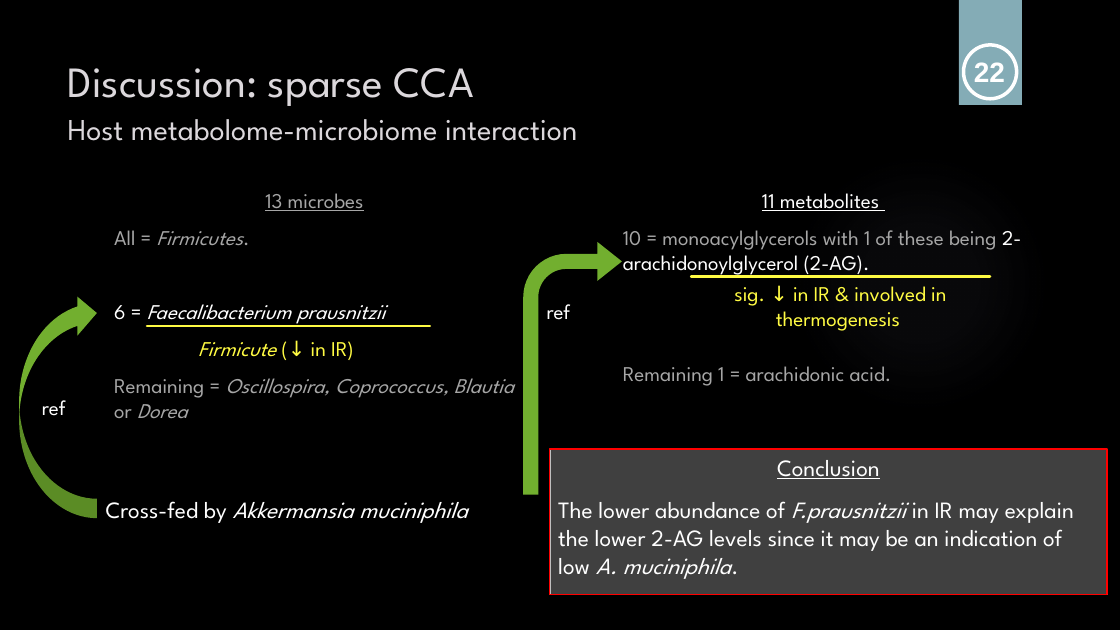
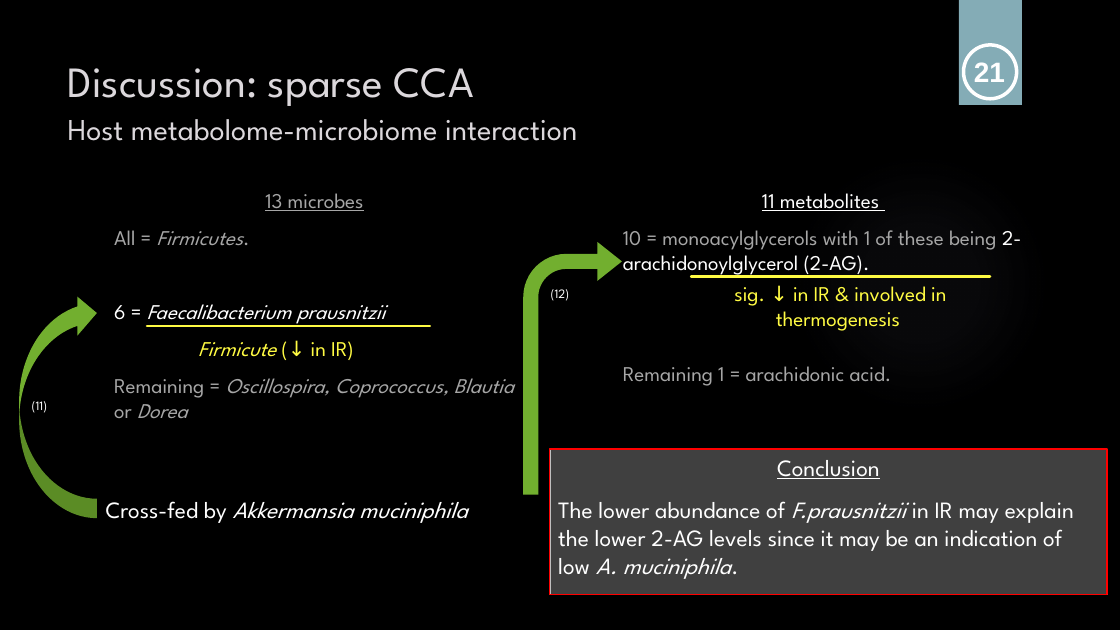
Before and after one commit to sabdeolive/Sabrina_BMS_Bachelor-Internship, a slide deck: slide 21 of Final Presentation.pptx. Drawn at 1120x630 pixels with LibreOffice and Linux fonts; fonts in the diff are those of the drawing; background and template pictures are left out. Boxes give left, top, right and bottom in pixels: in the first picture for what was removed or moved away, otherwise in the second. Text is boxed around its words. In the diff, an @@ line names an element or a change of style, - is before the commit and + after.

```diff
--- a/Final Presentation.pptx
+++ b/Final Presentation.pptx
@@ text at [974, 62, 1005, 82]: text changed @@
-22
+21
@@ text added at [551, 289, 570, 301], 11 pt, text #FFFFFF @@
+(12)
@@ text removed at [547, 304, 571, 320] @@
-ref
@@ text at [32, 401, 48, 413]: text changed; size 18 to 11 pt @@
-ref
+(11)
```
Also in this commit, not shown: 13 other slides changed.
